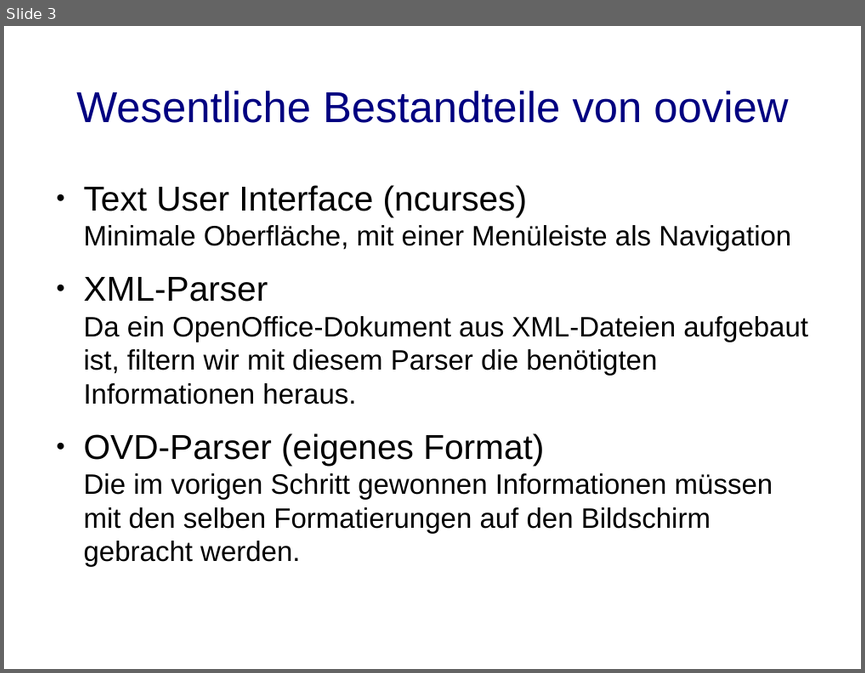
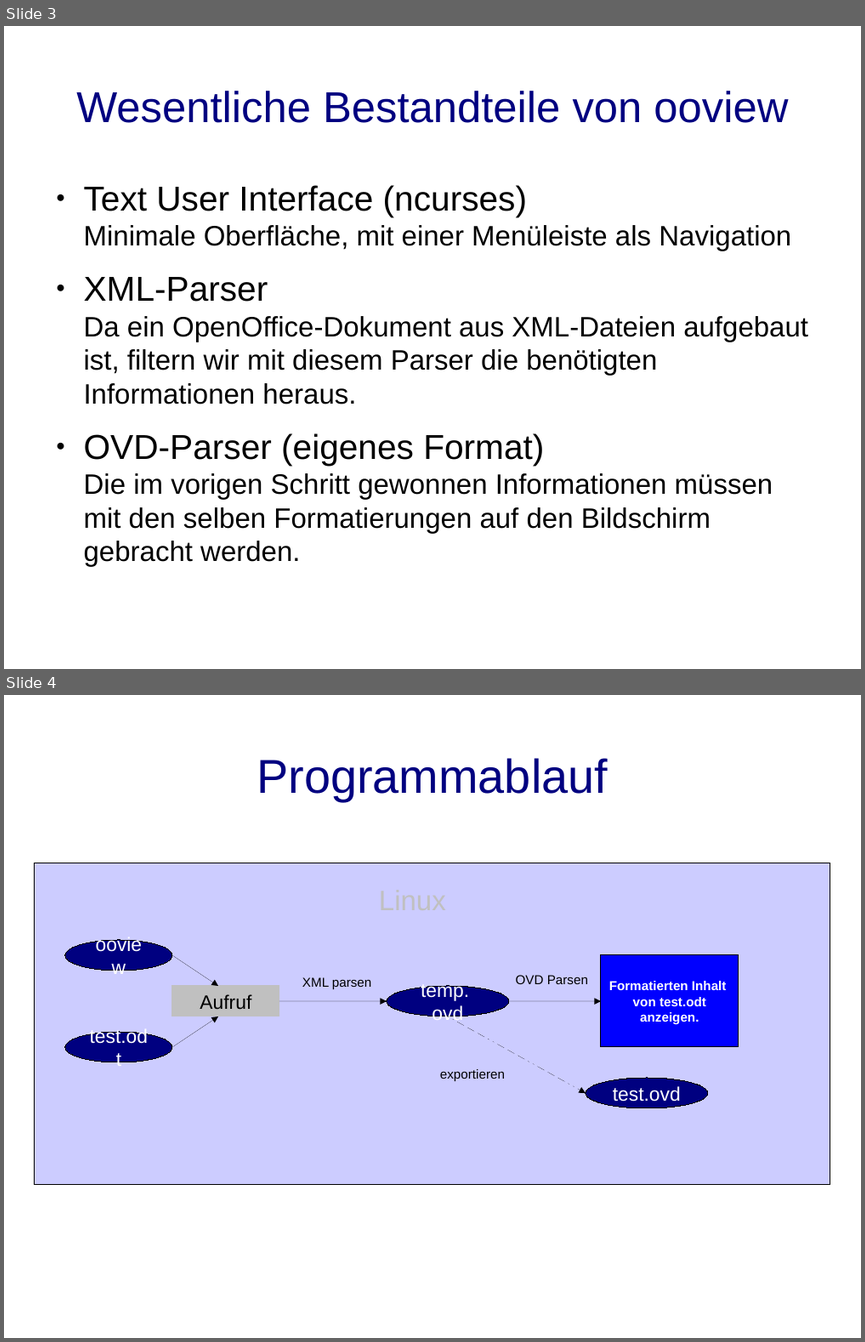
Before and after one commit to BackupTheBerlios/ooview-svn, a slide deck: trunk/docs/presentation.odp. Shown one above the other, each under a label of ours: slide 3 before the commit, slides 3 and 4 after it. The pictures are 865x673 and 865x1342 pixels, drawn with LibreOffice and Linux fonts; fonts in the diff are those of the drawing. Boxes give left, top, right and bottom in pixels: in the first picture for what was removed or moved away, otherwise in the second. Text is boxed around its words. In the diff, an @@ line names an element or a change of style, - is before the commit and + after.

```diff
--- a/trunk/docs/presentation.odp
+++ b/trunk/docs/presentation.odp
@@ slide 4 added at bbox=[4, 695, 861, 1338], background #FFFFFF @@
@@ title added at bbox=[256, 758, 608, 801], 44 pt, text #000080 @@
+Programmablauf
@@ rectangle added at bbox=[35, 863, 830, 1185], fill #CCCCFF, outline #000000 0 pt @@
@@ ellipse added at bbox=[65, 940, 172, 970], fill #000080, outline #000000 0 pt, 18 pt, text #FFFFFF @@
+ooview
@@ arrow added from (172, 955) to (218, 986), #000000 0 pt @@
@@ text added at bbox=[516, 975, 588, 984], 12 pt, text #000000 @@
+OVD Parsen
@@ rectangle added at bbox=[601, 955, 738, 1047], fill #0000FF, outline #000000 0 pt, 12 pt, text #FFFFFF, bold @@
+Formatierten Inhalt
+von test.odt
+anzeigen.
@@ rectangle added at bbox=[172, 986, 280, 1016], fill #C0C0C0, outline #C0C0C0 0 pt, 18 pt, text #000000 @@
+Aufruf
@@ text added at bbox=[302, 977, 372, 989], 12 pt, text #000000 @@
+XML parsen
@@ ellipse added at bbox=[386, 986, 509, 1016], fill #000080, outline #000000 0 pt, 18 pt, text #FFFFFF @@
+temp. ovd
@@ arrow added from (172, 1047) to (218, 1016), #000000 0 pt @@
@@ arrow added from (279, 1001) to (386, 1001), #000000 0 pt @@
@@ arrow added from (448, 1016) to (585, 1093), #000000 0 pt @@
@@ arrow added from (510, 1001) to (601, 1001), #000000 0 pt @@
@@ ellipse added at bbox=[65, 1032, 172, 1062], fill #000080, outline #000000 0 pt, 18 pt, text #FFFFFF @@
+test.odt
@@ text added at bbox=[440, 1069, 505, 1081], 12 pt, text #000000 @@
+exportieren
@@ ellipse added at bbox=[585, 1077, 708, 1108], fill #000080, outline #000000 0 pt, 18 pt, text #FFFFFF @@
+test.ovd
```
Also in this commit, not shown: 1 slide changed, 1 slide removed.
